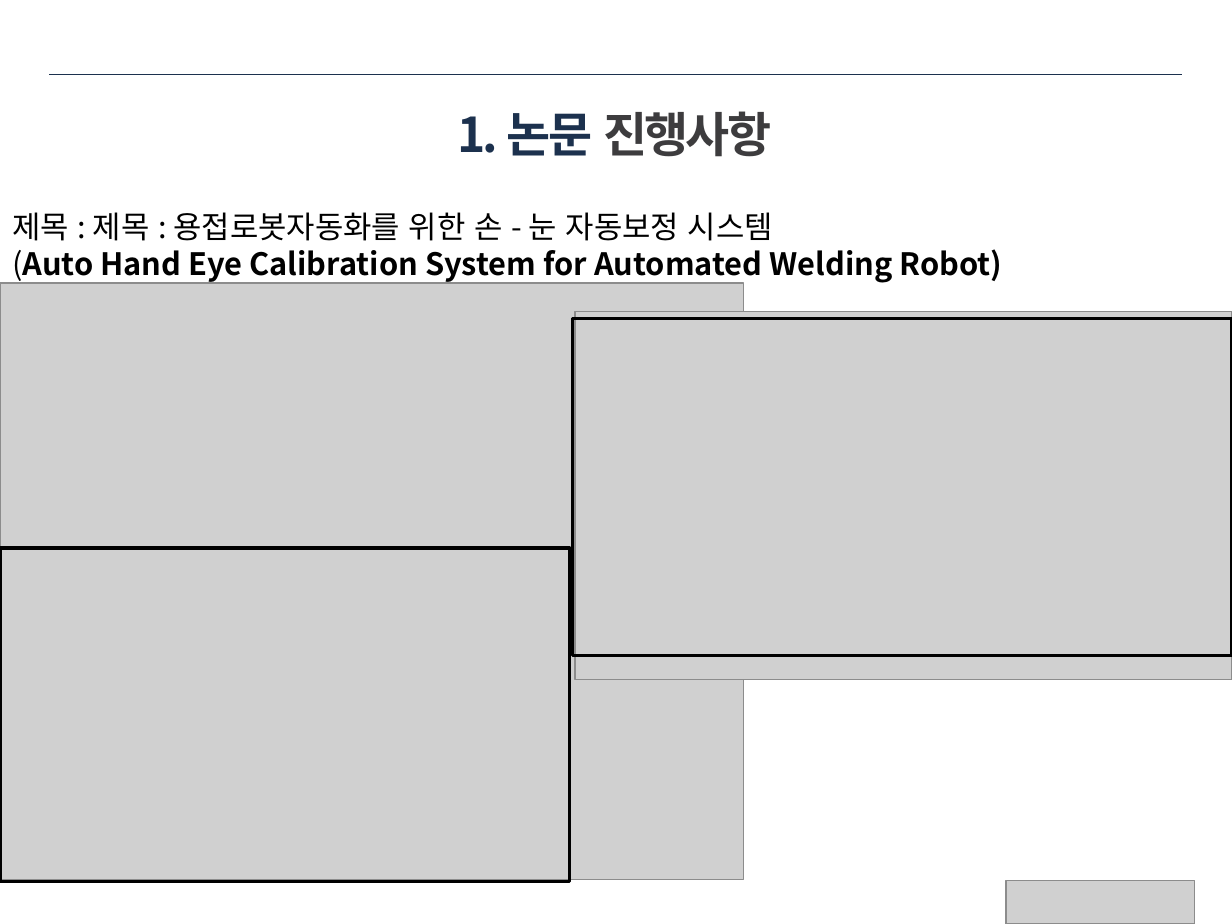
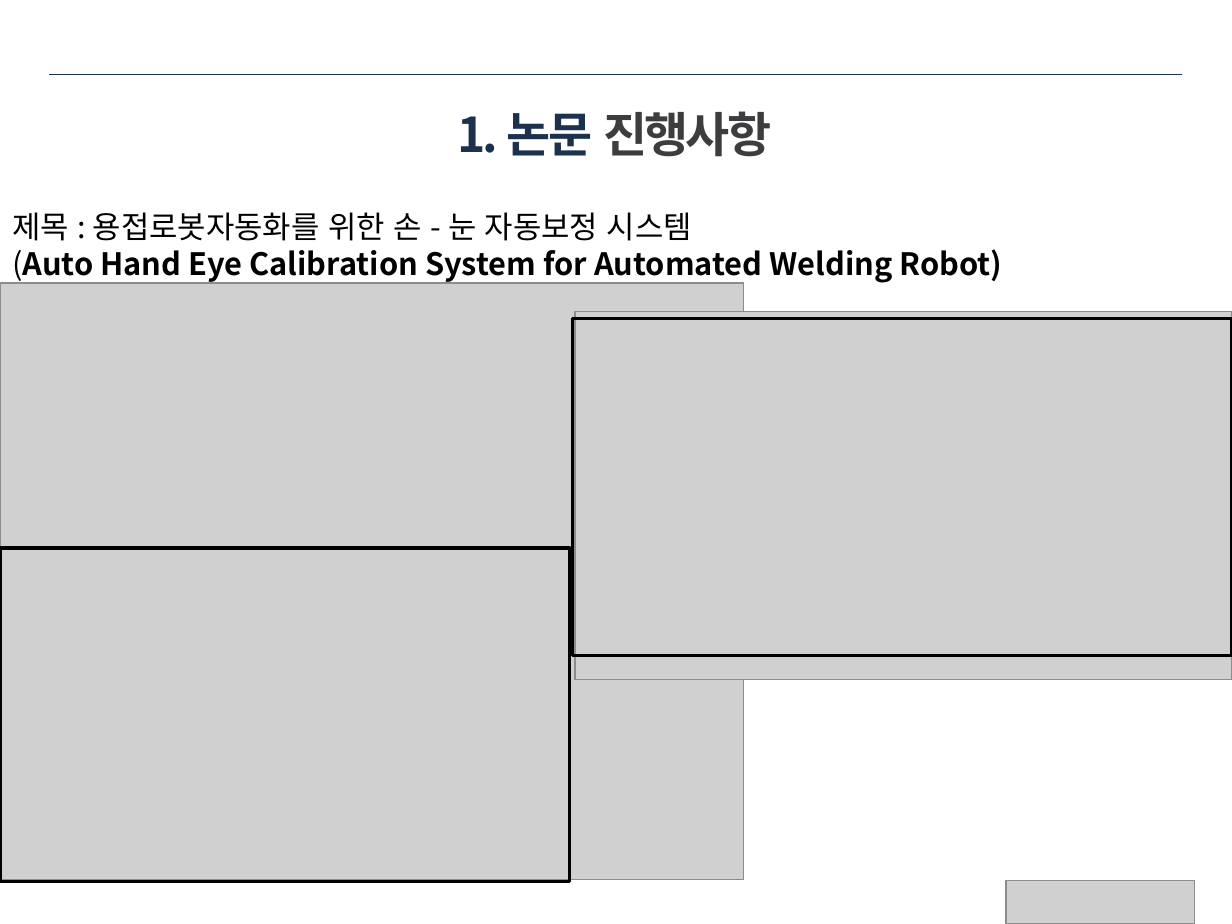
Before and after one commit to ssh6189/2022.02.12, a slide deck: slide 19 of 2022년 2월 12일 용접자동화로봇.pptx. Drawn at 1232x924 pixels with LibreOffice and Linux fonts; fonts in the diff are those of the drawing; grey boxes stand for pictures. Boxes give left, top, right and bottom in pixels: in the first picture for what was removed or moved away, otherwise in the second. Text is boxed around its words. In the diff, an @@ line names an element or a change of style, - is before the commit and + after.

Commit message:
2022년 2월 12일

```diff
--- a/2022년 2월 12일 용접자동화로봇.pptx
+++ b/2022년 2월 12일 용접자동화로봇.pptx
@@ text at <box>12,212,692,241</box>: text changed @@
-제목 : 제목 : 용접로봇자동화를 위한 손 - 눈 자동보정 시스템
+제목 : 용접로봇자동화를 위한 손 - 눈 자동보정 시스템
```
